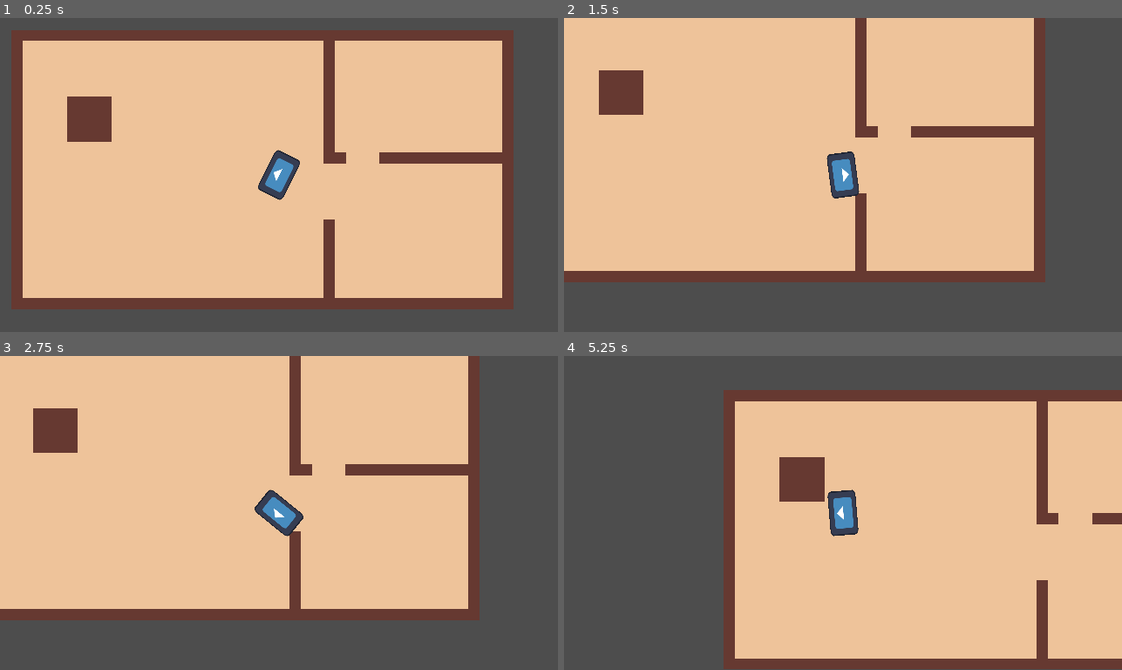
Above: before the commit, frames 1-4 (two rows, left to right).
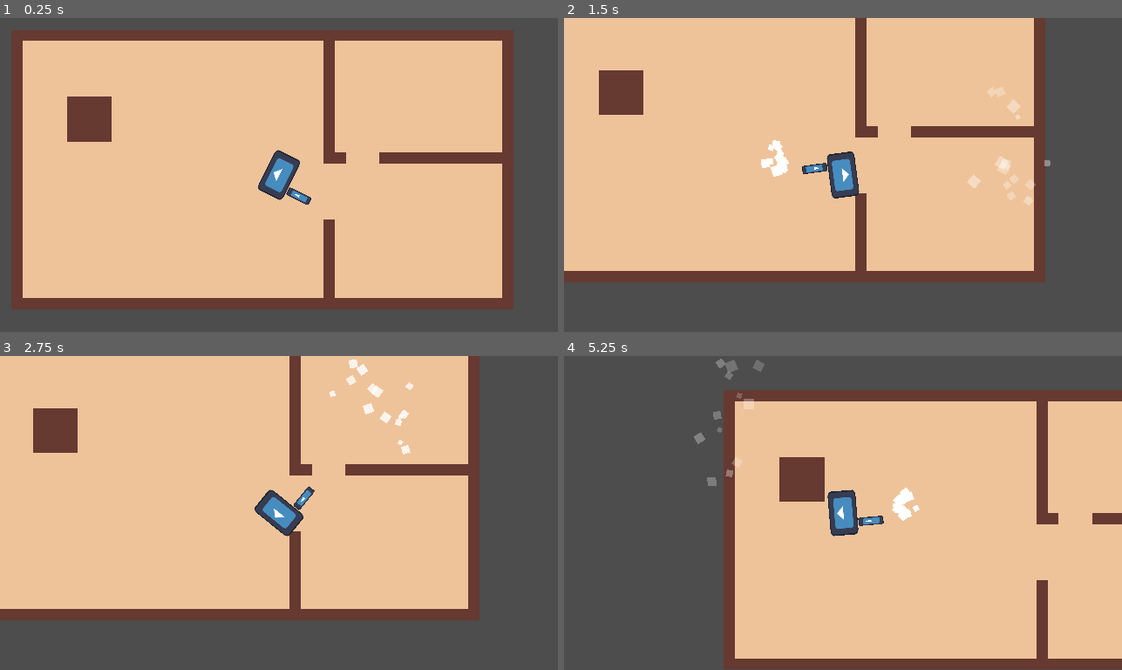
Above: after the commit, the same moments.

Repository: eduardomdc/firehazard
Game: Godot game, scene res://levels/main.tscn
The game is run twice, just before and just after one commit, with the same random seed, the same clock (stepped at 60 frames per second) and the same inputs. The engine's default icon, where the game draws it, is replaced by a stand-in: a white triangle on a blue panel in a dark square.
Inputs (mouse positions are in pixels of both pictures, inside the frame that each line leads up to):
- Up to frame 1 (0.25 s): no input
- Up to frame 2 (1.5 s): tap Enter at 0.5 s; move the mouse to (965, 159) at 0.52 s; hold D (move_right) 0.53-1.28 s; click (965, 159) at 0.6 s; move the mouse to (731, 190) at 1.27 s; hold S (move_down) from 1.28 s (still down); click (731, 190) at 1.35 s
- Up to frame 3 (2.75 s): move the mouse to (334, 443) at 2.02 s; release S (move_down) at 2.03 s; hold D (move_right) from 2.03 s (still down); click (334, 443) at 2.1 s
- Up to frame 4 (5.25 s): move the mouse to (815, 575) at 2.77 s; release D (move_right) at 2.78 s; hold W (move_up) 2.78-3.53 s; click (815, 575) at 2.85 s; move the mouse to (1010, 560) at 3.52 s; hold A (move_left) 3.53-5.03 s; click (1010, 560) at 3.6 s; move the mouse to (675, 465) at 4.27 s; click (675, 465) at 4.35 s; move the mouse to (870, 513) at 5.02 s; hold S (move_down) from 5.03 s (still down); click (870, 513) at 5.1 s

The runs differ from the first frame. In frame 1, 0.1% of the frame differs, in the area x 51-56%, y 53-60%; in frame 2, 0.9%, in the area x 35-88%, y 21-60%; in frame 3, 0.5%; in frame 4, 0.8%.

Commit message:
extintor básico

Diff:
--- /dev/null
+++ b/player/extinguisher.gd
@@ -0,0 +1,10 @@
+extends Node2D
+
+@onready var particles = $GPUParticles2D
+
+func fire():
+	if not particles.emitting:
+		particles.emitting = true
+
+func stop_firing():
+	particles.emitting = false
--- /dev/null
+++ b/player/extinguisher.tscn
@@ -0,0 +1,44 @@
+[gd_scene load_steps=6 format=3 uid="uid://cpgtw3sr7fe7s"]
+
+[ext_resource type="Script" path="res://player/extinguisher.gd" id="1_8qi17"]
+[ext_resource type="Texture2D" uid="uid://c8461mnr582n0" path="res://icon.svg" id="1_jimhd"]
+
+[sub_resource type="Gradient" id="Gradient_xq6n1"]
+offsets = PackedFloat32Array(0, 0.496296, 1)
+colors = PackedColorArray(1, 1, 1, 1, 1, 1, 1, 1, 1, 1, 1, 0)
+
+[sub_resource type="GradientTexture1D" id="GradientTexture1D_8whye"]
+gradient = SubResource("Gradient_xq6n1")
+
+[sub_resource type="ParticleProcessMaterial" id="ParticleProcessMaterial_miv4v"]
+particle_flag_disable_z = true
+direction = Vector3(0, 1, 0)
+spread = 30.0
+gravity = Vector3(0, 0, 0)
+initial_velocity_min = 547.36
+initial_velocity_max = 778.94
+orbit_velocity_min = 0.0
+orbit_velocity_max = 0.0
+linear_accel_min = -500.05
+linear_accel_max = -300.0
+angle_min = -242.5
+angle_max = 272.8
+scale_min = 9.47
+scale_max = 30.53
+color_ramp = SubResource("GradientTexture1D_8whye")
+turbulence_noise_strength = 5.89
+turbulence_noise_scale = 10.0
+
+[node name="extinguisher" type="Node2D"]
+script = ExtResource("1_8qi17")
+
+[node name="Sprite2D" type="Sprite2D" parent="."]
+scale = Vector2(0.1875, 0.5625)
+texture = ExtResource("1_jimhd")
+
+[node name="GPUParticles2D" type="GPUParticles2D" parent="."]
+position = Vector2(0, 35)
+emitting = false
+amount = 200
+process_material = SubResource("ParticleProcessMaterial_miv4v")
+trail_lifetime = 0.5
--- a/player/player.gd
+++ b/player/player.gd
@@ -2,6 +2,13 @@
 
 
 const move_speed = 400.0
+@onready var extinguisher = $extinguisher
+
+func _input(event):
+	if event.is_action("left_mouse"):
+		extinguisher.fire()
+	if event.is_action_released("left_mouse"):
+		extinguisher.stop_firing()
 
 func _physics_process(_delta):
 	var direction = Input.get_vector("move_left", "move_right", "move_up", "move_down")
--- a/player/player.tscn
+++ b/player/player.tscn
@@ -1,6 +1,7 @@
-[gd_scene load_steps=4 format=3 uid="uid://00huebinrbjg"]
+[gd_scene load_steps=5 format=3 uid="uid://00huebinrbjg"]
 
 [ext_resource type="Script" path="res://player/player.gd" id="1_c6bin"]
+[ext_resource type="PackedScene" uid="uid://cpgtw3sr7fe7s" path="res://player/extinguisher.tscn" id="2_goab7"]
 [ext_resource type="Texture2D" uid="uid://c8461mnr582n0" path="res://icon.svg" id="2_uexpe"]
 
 [sub_resource type="RectangleShape2D" id="RectangleShape2D_i7u7y"]
@@ -8,6 +9,10 @@
 
 [node name="Player" type="CharacterBody2D"]
 script = ExtResource("1_c6bin")
+
+[node name="extinguisher" parent="." instance=ExtResource("2_goab7")]
+position = Vector2(78, 29)
+rotation = -1.5708
 
 [node name="CollisionShape2D" type="CollisionShape2D" parent="."]
 shape = SubResource("RectangleShape2D_i7u7y")
--- a/project.godot
+++ b/project.godot
@@ -43,3 +43,8 @@
 "events": [Object(InputEventKey,"resource_local_to_scene":false,"resource_name":"","device":-1,"window_id":0,"alt_pressed":false,"shift_pressed":false,"ctrl_pressed":false,"meta_pressed":false,"pressed":false,"keycode":0,"physical_keycode":65,"key_label":0,"unicode":97,"echo":false,"script":null)
 ]
 }
+left_mouse={
+"deadzone": 0.5,
+"events": [Object(InputEventMouseButton,"resource_local_to_scene":false,"resource_name":"","device":-1,"window_id":0,"alt_pressed":false,"shift_pressed":false,"ctrl_pressed":false,"meta_pressed":false,"button_mask":1,"position":Vector2(517, 0),"global_position":Vector2(521, 43),"factor":1.0,"button_index":1,"canceled":false,"pressed":true,"double_click":false,"script":null)
+]
+}
